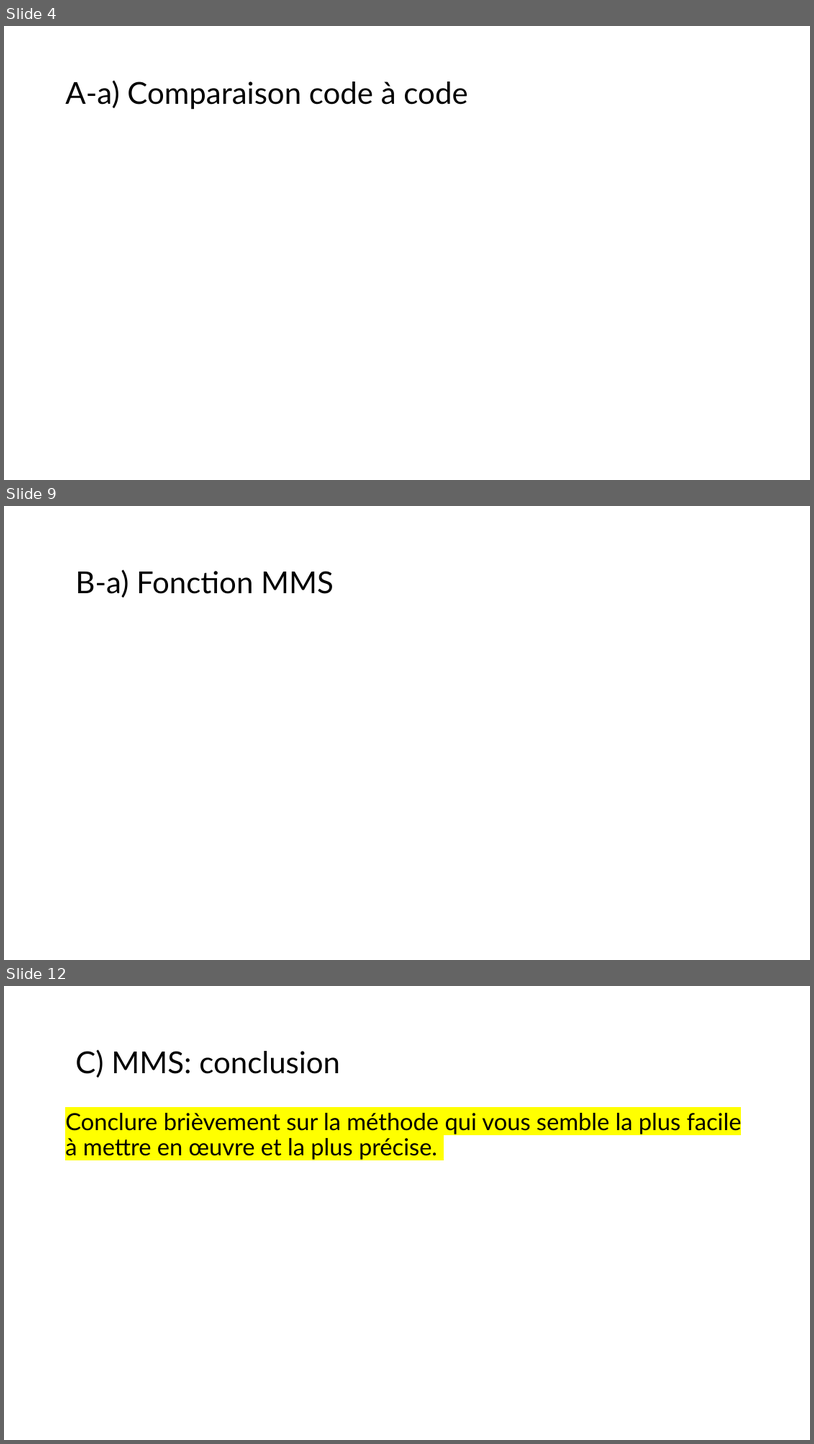
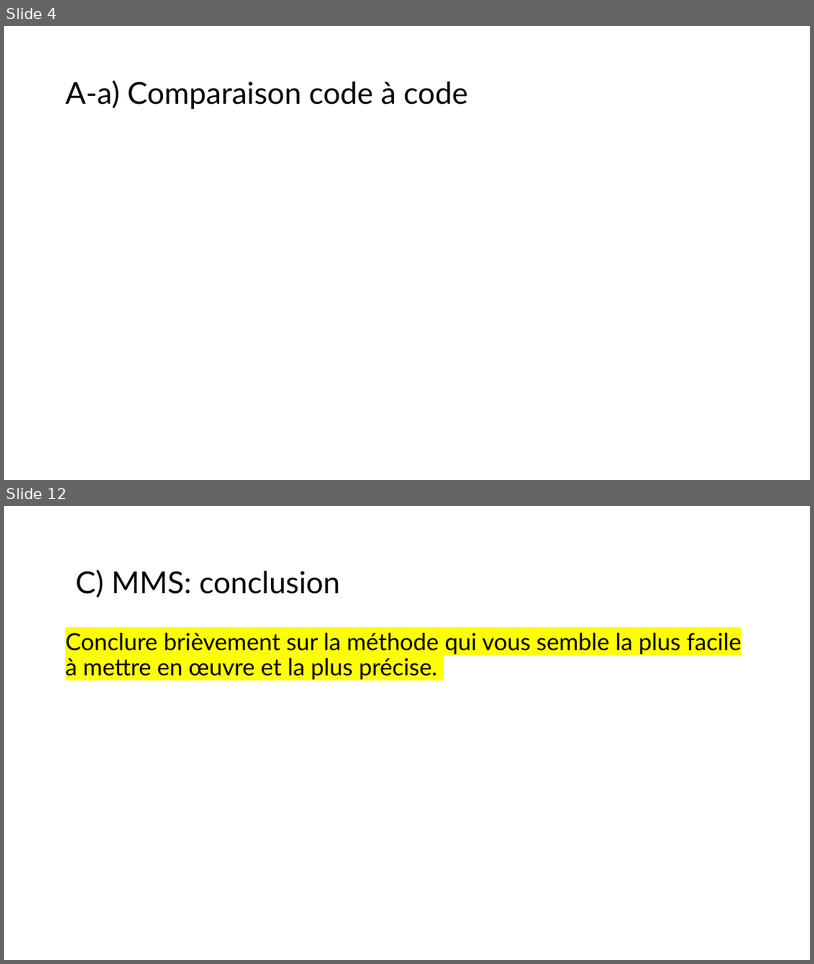
Before and after one commit to mehdibendaya/MEC8211DEV2, a slide deck: Devoir_2.pptx. Shown one above the other, each under a label of ours: slides 4, 9 and 12 before the commit, slides 4 and 12 after it; the slides between them are not shown. The pictures are 814x1444 and 814x964 pixels, drawn with LibreOffice and Linux fonts; fonts in the diff are those of the drawing; grey boxes stand for pictures. Boxes give left, top, right and bottom in pixels: in the first picture for what was removed or moved away, otherwise in the second. Text is boxed around its words. In the diff, an @@ line names an element or a change of style, - is before the commit and + after.

```diff
--- a/Devoir_2.pptx
+++ b/Devoir_2.pptx
@@ slide 9 removed at (4,506,810,960), background #FFFFFF @@
@@ text removed at (75,569,334,597) @@
-B-a) Fonction MMS
```
Also in this commit, not shown: 3 slides changed, 2 slides added, 1 other slide removed, 3 other files.
